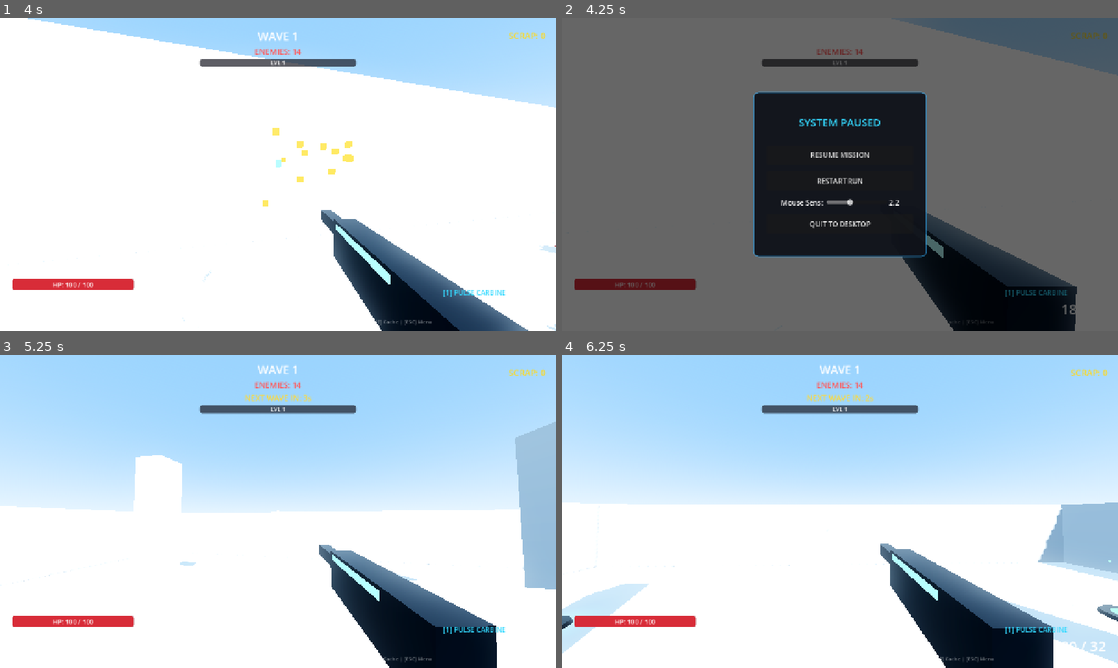
Above: before the commit, frames 1-4 (two rows, left to right).
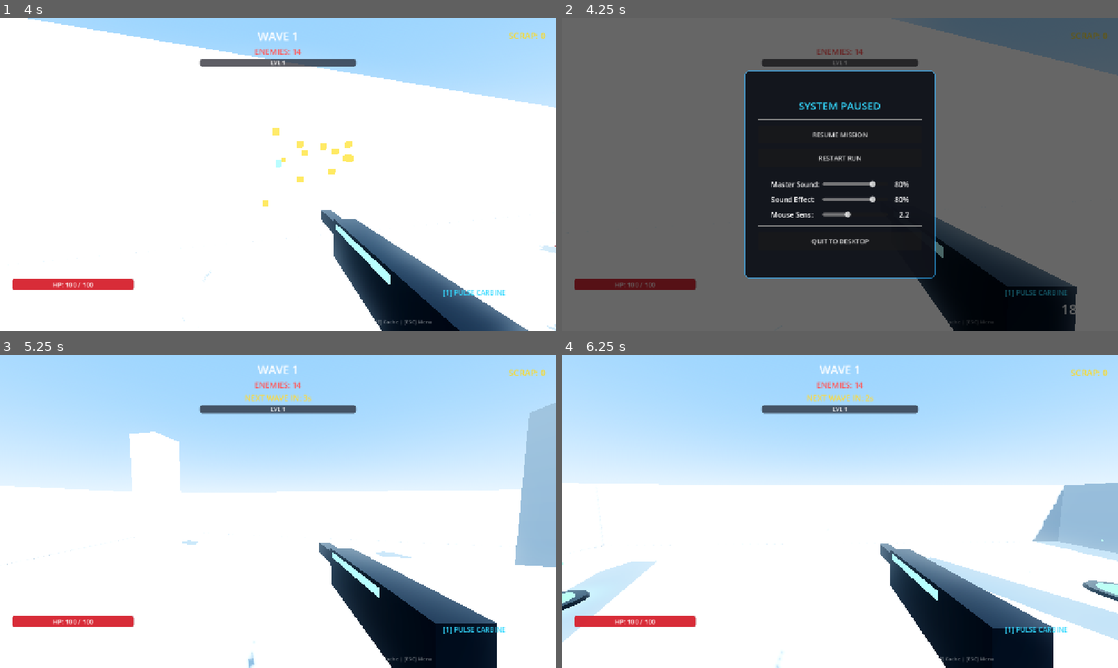
Above: after the commit, the same moments.

Repository: YuriSekaii/CyberHorde-FPS-Roguelike
Game: Godot game, scene res://scenes/main.tscn
Two runs of this game, one before a commit and one after it. Both use one fixed random seed, a clock stepped at 60 frames per second and the inputs below.
Inputs (mouse positions are in pixels of both pictures, inside the frame that each line leads up to):
- Up to frame 1 (4 s): tap Enter at 0.5 s; move the mouse to (305, 174) at 0.52 s; press the mouse at (305, 174) at 0.53 s; hold W (move_forward) from 0.53 s (still down); tap Space (jump) at 0.77, 0.8, 1.07, 1.35, 1.52, 1.82, 2.3, 3.02, 3.32, 3.77, 3.8 s; move the mouse to (250, 174) at 1.27 s; release the mouse at (250, 174) at 1.28 s; click (250, 174) at 1.55 s; move the mouse to (289, 168) at 2.02 s; hold Right mouse button (aim) 2.03-2.78 s; click (289, 168) at 2.17 s; move the mouse to (272, 180) at 2.77 s; tap E (interact) at 2.85 s; click (272, 180) at 3.05 s; move the mouse to (316, 177) at 3.52 s; press the mouse at (316, 177) at 3.53 s
- Up to frame 2 (4.25 s): keep holding W (move_forward); tap Space (jump) at 4.07 s; tap Escape (pause) at 4.15 s
- Up to frame 3 (5.25 s): release W (move_forward) at 4.25 s; release the mouse at (316, 514) at 4.25 s; click "RESTART RUN" at 4.25 s; tap Space (jump) at 5 s; move the mouse to (233, 508) at 5.02 s; hold W (move_forward) from 5.03 s (still down); tap Shift (sprint) at 5.1 s
- Up to frame 4 (6.25 s): keep holding W (move_forward); tap Space (jump) at 5.27, 5.57, 6.05 s; click (795, 508) at 5.3 s; tap R (reload) at 5.65 s; move the mouse to (845, 511) at 5.77 s; hold 1 (weapon_1) from 5.78 s (still down); click (845, 511) at 5.92 s

Frame 1 is identical in both runs. In frame 2, 8.9% of the frame differs, in the area x 32-68%, y 16-84%; in frame 3, 8.3%; in frame 4, 12%, in the area x 0-100%, y 40-100%.

Commit message:
Adjust upgrade rarity tier scaling to 1/4 and add Master Sound and Sound Effects volume sliders in Pause Menu

Diff:
--- a/scenes/ui/pause_menu.tscn
+++ b/scenes/ui/pause_menu.tscn
@@ -29,16 +29,16 @@
 color = Color(0, 0, 0, 0.6)
 
 [node name="Panel" type="Panel" parent="."]
-custom_minimum_size = Vector2(400, 380)
+custom_minimum_size = Vector2(440, 480)
 anchors_preset = 8
 anchor_left = 0.5
 anchor_top = 0.5
 anchor_right = 0.5
 anchor_bottom = 0.5
-offset_left = -200.0
-offset_top = -190.0
-offset_right = 200.0
-offset_bottom = 190.0
+offset_left = -220.0
+offset_top = -240.0
+offset_right = 220.0
+offset_bottom = 240.0
 grow_horizontal = 2
 grow_vertical = 2
 theme_override_styles/panel = SubResource("StyleBoxFlat_panel")
@@ -49,12 +49,12 @@
 anchor_right = 1.0
 anchor_bottom = 1.0
 offset_left = 32.0
-offset_top = 28.0
+offset_top = 24.0
 offset_right = -32.0
-offset_bottom = -28.0
+offset_bottom = -24.0
 grow_horizontal = 2
 grow_vertical = 2
-theme_override_constants/separation = 16
+theme_override_constants/separation = 12
 alignment = 1
 
 [node name="Title" type="Label" parent="Panel/VBoxContainer"]
@@ -68,27 +68,79 @@
 layout_mode = 2
 
 [node name="ResumeBtn" type="Button" parent="Panel/VBoxContainer"]
-custom_minimum_size = Vector2(0, 44)
+custom_minimum_size = Vector2(0, 42)
 layout_mode = 2
-theme_override_font_sizes/font_size = 16
+theme_override_font_sizes/font_size = 15
 text = "RESUME MISSION"
 
 [node name="RestartBtn" type="Button" parent="Panel/VBoxContainer"]
-custom_minimum_size = Vector2(0, 44)
+custom_minimum_size = Vector2(0, 42)
 layout_mode = 2
-theme_override_font_sizes/font_size = 16
+theme_override_font_sizes/font_size = 15
 text = "RESTART RUN"
+
+[node name="HSeparator2" type="HSeparator" parent="Panel/VBoxContainer"]
+layout_mode = 2
+
+[node name="MasterVolContainer" type="HBoxContainer" parent="Panel/VBoxContainer"]
+layout_mode = 2
+alignment = 1
+
+[node name="Label" type="Label" parent="Panel/VBoxContainer/MasterVolContainer"]
+custom_minimum_size = Vector2(115, 0)
+layout_mode = 2
+text = "Master Sound:"
+
+[node name="MasterSlider" type="HSlider" parent="Panel/VBoxContainer/MasterVolContainer"]
+custom_minimum_size = Vector2(150, 0)
+layout_mode = 2
+size_flags_vertical = 4
+min_value = 0.0
+max_value = 100.0
+step = 1.0
+value = 80.0
+
+[node name="MasterValLabel" type="Label" parent="Panel/VBoxContainer/MasterVolContainer"]
+custom_minimum_size = Vector2(45, 0)
+layout_mode = 2
+text = "80%"
+horizontal_alignment = 2
+
+[node name="SfxVolContainer" type="HBoxContainer" parent="Panel/VBoxContainer"]
+layout_mode = 2
+alignment = 1
+
+[node name="Label" type="Label" parent="Panel/VBoxContainer/SfxVolContainer"]
+custom_minimum_size = Vector2(115, 0)
+layout_mode = 2
+text = "Sound Effect:"
+
+[node name="SfxSlider" type="HSlider" parent="Panel/VBoxContainer/SfxVolContainer"]
+custom_minimum_size = Vector2(150, 0)
+layout_mode = 2
+size_flags_vertical = 4
+min_value = 0.0
+max_value = 100.0
+step = 1.0
+value = 80.0
+
+[node name="SfxValLabel" type="Label" parent="Panel/VBoxContainer/SfxVolContainer"]
+custom_minimum_size = Vector2(45, 0)
+layout_mode = 2
+text = "80%"
+horizontal_alignment = 2
 
 [node name="SensContainer" type="HBoxContainer" parent="Panel/VBoxContainer"]
 layout_mode = 2
 alignment = 1
 
 [node name="Label" type="Label" parent="Panel/VBoxContainer/SensContainer"]
+custom_minimum_size = Vector2(115, 0)
 layout_mode = 2
-text = "Mouse Sens: "
+text = "Mouse Sens:"
 
 [node name="HSlider" type="HSlider" parent="Panel/VBoxContainer/SensContainer"]
-custom_minimum_size = Vector2(140, 0)
+custom_minimum_size = Vector2(150, 0)
 layout_mode = 2
 size_flags_vertical = 4
 min_value = 0.5
@@ -97,13 +149,18 @@
 value = 2.2
 
 [node name="SensValueLabel" type="Label" parent="Panel/VBoxContainer/SensContainer"]
+custom_minimum_size = Vector2(45, 0)
 layout_mode = 2
 text = "2.2"
+horizontal_alignment = 2
+
+[node name="HSeparator3" type="HSeparator" parent="Panel/VBoxContainer"]
+layout_mode = 2
 
 [node name="QuitBtn" type="Button" parent="Panel/VBoxContainer"]
-custom_minimum_size = Vector2(0, 44)
+custom_minimum_size = Vector2(0, 42)
 layout_mode = 2
-theme_override_font_sizes/font_size = 16
+theme_override_font_sizes/font_size = 15
 text = "QUIT TO DESKTOP"
 
 [connection signal="pressed" from="Panel/VBoxContainer/ResumeBtn" to="." method="_on_resume_pressed"]
--- a/scripts/autoload/game_manager.gd
+++ b/scripts/autoload/game_manager.gd
@@ -321,12 +321,12 @@
 	Input.set_mouse_mode(Input.MOUSE_MODE_VISIBLE)
 	upgrade_requested.emit()
 
-# Higher rarity tier is 1/5 probability of lower rarity tier:
-# Common = 125, Rare = 25 (1/5 of Common), Epic = 5 (1/5 of Rare), Legendary = 1 (1/5 of Epic)
+# Higher rarity tier is 1/4 probability of lower rarity tier:
+# Common = 64, Rare = 16 (1/4 of Common), Epic = 4 (1/4 of Rare), Legendary = 1 (1/4 of Epic)
 const RARITY_TIER_WEIGHTS: Dictionary = {
-	"Common": 125.0,
-	"Rare": 25.0,
-	"Epic": 5.0,
+	"Common": 64.0,
+	"Rare": 16.0,
+	"Epic": 4.0,
 	"Legendary": 1.0
 }
 
--- a/scripts/autoload/sound_manager.gd
+++ b/scripts/autoload/sound_manager.gd
@@ -6,11 +6,27 @@
 var sounds: Dictionary = {}
 var sfx_pool: Array[AudioStreamPlayer] = []
 const MAX_SFX_PLAYERS: int = 24
+
+var master_volume: float = 0.8
+var sfx_volume: float = 0.8
 
 func _ready() -> void:
 	process_mode = Node.PROCESS_MODE_ALWAYS
 	_init_sfx_pool()
 	_generate_all_sounds()
+	set_master_volume(0.8)
+	set_sfx_volume(0.8)
+
+func set_master_volume(val: float) -> void:
+	master_volume = clampf(val, 0.0, 1.0)
+	if master_volume <= 0.01:
+		AudioServer.set_bus_mute(0, true)
+	else:
+		AudioServer.set_bus_mute(0, false)
+		AudioServer.set_bus_volume_db(0, linear_to_db(master_volume))
+
+func set_sfx_volume(val: float) -> void:
+	sfx_volume = clampf(val, 0.0, 1.0)
 
 func _init_sfx_pool() -> void:
 	for i in range(MAX_SFX_PLAYERS):
@@ -20,7 +36,7 @@
 		sfx_pool.append(player)
 
 func play(sound_name: String, pitch_range: float = 0.05, volume_db: float = 0.0) -> void:
-	if not sounds.has(sound_name):
+	if not sounds.has(sound_name) or sfx_volume <= 0.01:
 		return
 	var target_player: AudioStreamPlayer = null
 	for p in sfx_pool:
@@ -33,11 +49,11 @@
 	target_player.stream = sounds[sound_name]
 	var pitch = 1.0 + (randf() * 2.0 - 1.0) * pitch_range
 	target_player.pitch_scale = maxf(0.1, pitch)
-	target_player.volume_db = volume_db
+	target_player.volume_db = volume_db + linear_to_db(sfx_volume)
 	target_player.play()
 
 func play_pitch(sound_name: String, pitch: float, volume_db: float = 0.0) -> void:
-	if not sounds.has(sound_name):
+	if not sounds.has(sound_name) or sfx_volume <= 0.01:
 		return
 	var target_player: AudioStreamPlayer = null
 	for p in sfx_pool:
@@ -49,7 +65,7 @@
 
 	target_player.stream = sounds[sound_name]
 	target_player.pitch_scale = maxf(0.1, pitch)
-	target_player.volume_db = volume_db
+	target_player.volume_db = volume_db + linear_to_db(sfx_volume)
 	target_player.play()
 
 # ----------------- SOUND SYNTHESIS -----------------
--- a/scripts/ui/pause_menu.gd
+++ b/scripts/ui/pause_menu.gd
@@ -1,13 +1,29 @@
 extends CanvasLayer
 
+@onready var master_slider: HSlider = $Panel/VBoxContainer/MasterVolContainer/MasterSlider
+@onready var master_val_label: Label = $Panel/VBoxContainer/MasterVolContainer/MasterValLabel
+@onready var sfx_slider: HSlider = $Panel/VBoxContainer/SfxVolContainer/SfxSlider
+@onready var sfx_val_label: Label = $Panel/VBoxContainer/SfxVolContainer/SfxValLabel
 @onready var sensitivity_slider: HSlider = $Panel/VBoxContainer/SensContainer/HSlider
 @onready var sens_label: Label = $Panel/VBoxContainer/SensContainer/SensValueLabel
 
 func _ready() -> void:
 	process_mode = Node.PROCESS_MODE_ALWAYS
 	visible = false
+
+	if master_slider:
+		master_slider.value = SoundManager.master_volume * 100.0
+		master_val_label.text = "%d%%" % int(master_slider.value)
+		master_slider.value_changed.connect(_on_master_volume_changed)
+
+	if sfx_slider:
+		sfx_slider.value = SoundManager.sfx_volume * 100.0
+		sfx_val_label.text = "%d%%" % int(sfx_slider.value)
+		sfx_slider.value_changed.connect(_on_sfx_volume_changed)
+
 	if sensitivity_slider:
 		sensitivity_slider.value = 2.2
+		sens_label.text = "%.1f" % sensitivity_slider.value
 		sensitivity_slider.value_changed.connect(_on_sensitivity_changed)
 
 func _unhandled_input(event: InputEvent) -> void:
@@ -35,6 +51,17 @@
 func quit_game() -> void:
 	get_tree().quit()
 
+func _on_master_volume_changed(value: float) -> void:
+	if master_val_label:
+		master_val_label.text = "%d%%" % int(value)
+	SoundManager.set_master_volume(value / 100.0)
+
+func _on_sfx_volume_changed(value: float) -> void:
+	if sfx_val_label:
+		sfx_val_label.text = "%d%%" % int(value)
+	SoundManager.set_sfx_volume(value / 100.0)
+	SoundManager.play("hitmarker", 0.0, 0.0)
+
 func _on_sensitivity_changed(value: float) -> void:
 	sens_label.text = "%.1f" % value
 	var players = get_tree().get_nodes_in_group("player")
Not shown, changed: README.md
